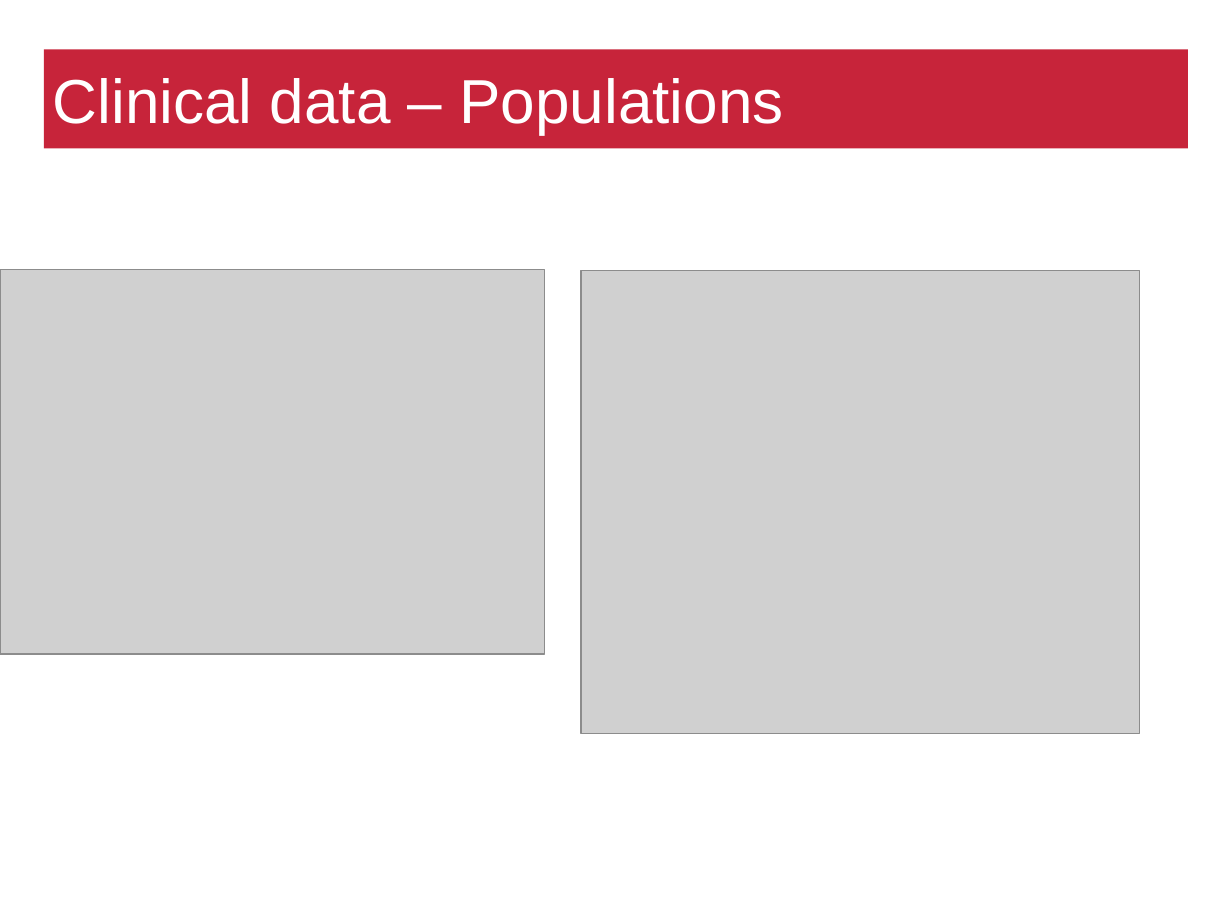
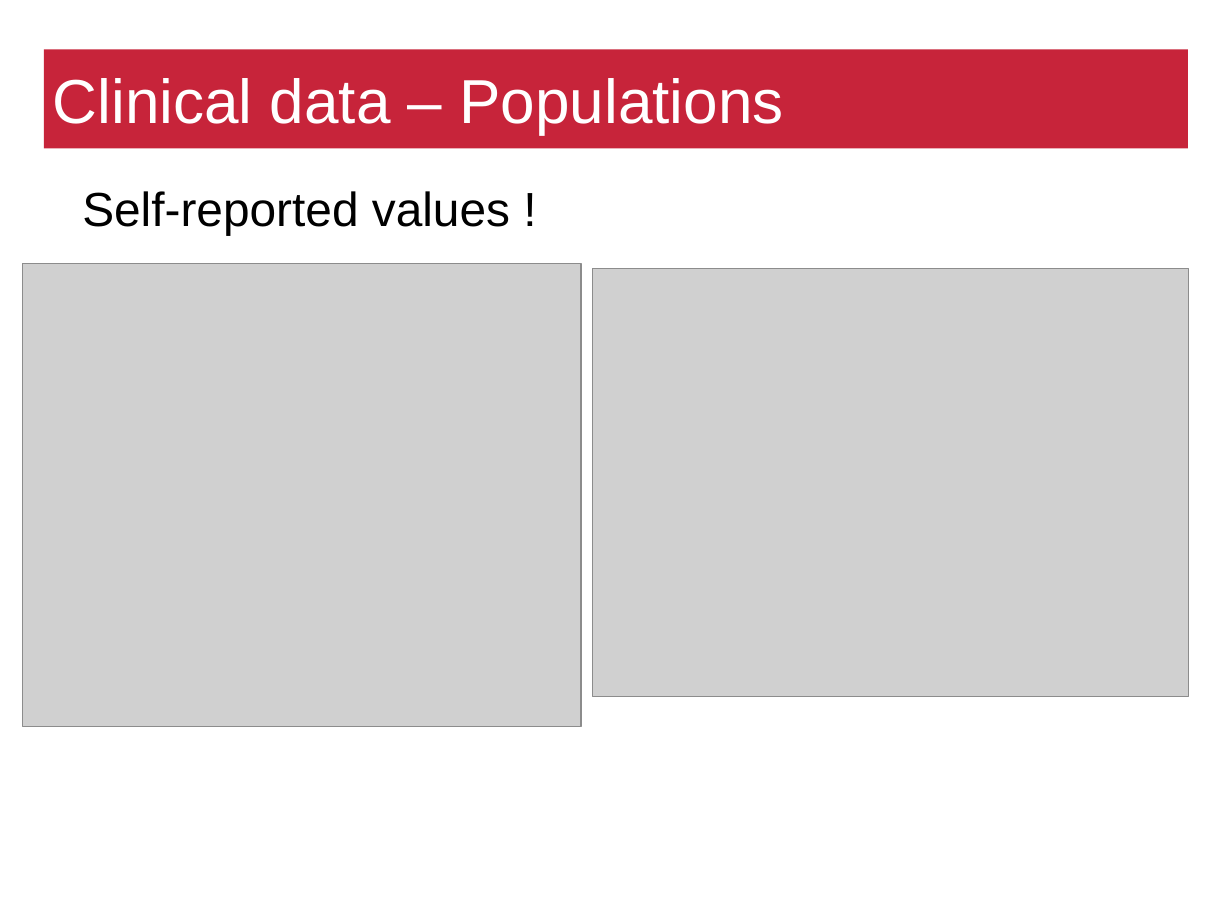
Before and after one commit to matthiaszeller/HBV, a slide deck: slide 7 of Presentation.odp (slide 8 before the commit). Drawn at 1232x924 pixels with LibreOffice and Linux fonts; fonts in the diff are those of the drawing; grey boxes stand for pictures; background and template pictures are left out. Boxes give left, top, right and bottom in pixels: in the first picture for what was removed or moved away, otherwise in the second. Text is boxed around its words. In the diff, an @@ line names an element or a change of style, - is before the commit and + after.

```diff
--- a/Presentation.odp
+++ b/Presentation.odp
@@ text added at (82, 191, 510, 235), 30.8 pt, text #000000 @@
+Self-reported values !
@@ picture: place and size @@
-picture at (0, 271, 544, 655)
+picture at (22, 264, 581, 727)
@@ picture: place and size @@
-picture at (581, 271, 1140, 733)
+picture at (593, 268, 1188, 696)
```
Also in this commit, not shown: 8 other slides changed, 9 slides added, 2 slides removed.
